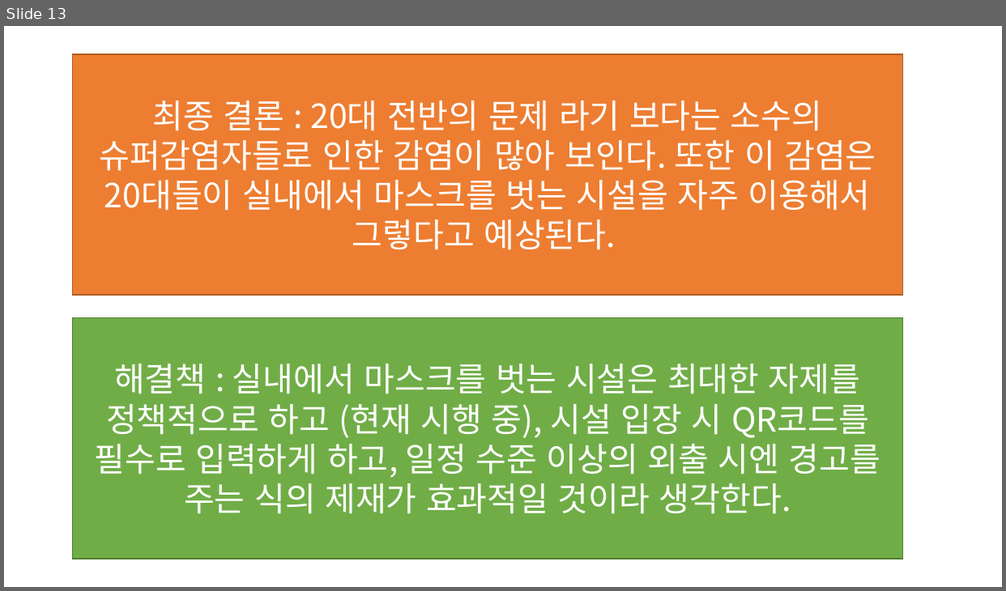
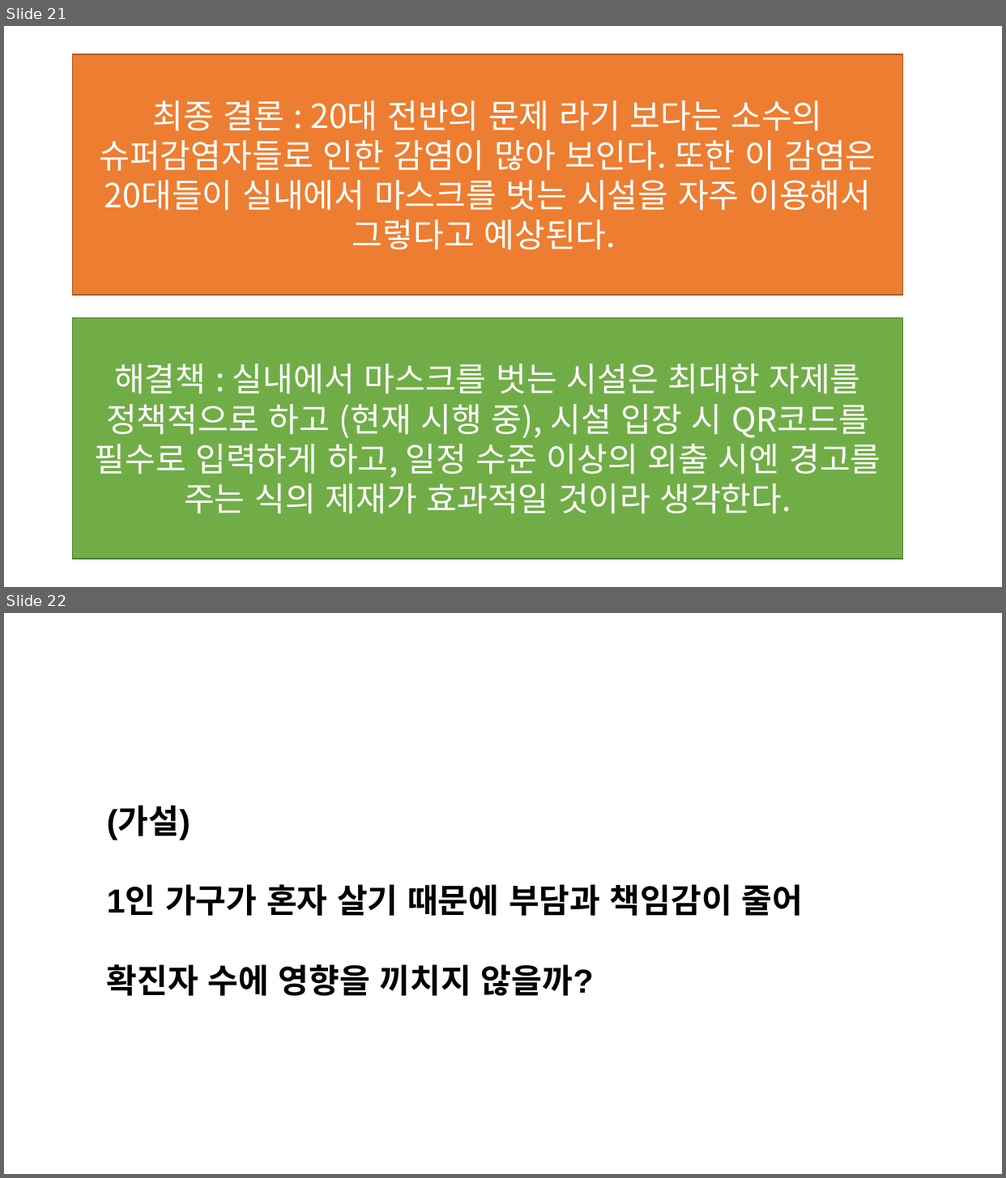
Before and after one commit to JooEHyeon/CORONA19_data_analysis, a slide deck: 최종합본.pptx. Shown one above the other, each under a label of ours: slide 13 before the commit, slides 21 and 22 after it. The pictures are 1006x591 and 1006x1178 pixels, drawn with LibreOffice and Linux fonts; fonts in the diff are those of the drawing. Boxes give left, top, right and bottom in pixels: in the first picture for what was removed or moved away, otherwise in the second. Text is boxed around its words. In the diff, an @@ line names an element or a change of style, - is before the commit and + after.

```diff
--- a/최종합본.pptx
+++ b/최종합본.pptx
@@ slide 22 added at [4,613,1002,1174], background #FFFFFF @@
@@ text added at [107,807,803,996], 32 pt, text #000000, bold @@
+(가설)
+1인 가구가 혼자 살기 때문에 부담과 책임감이 줄어
+확진자 수에 영향을 끼치지 않을까?
@@ what was slide 13 is now slide 21 @@
```
Also in this commit, not shown: 11 slides changed, 14 other slides added.
